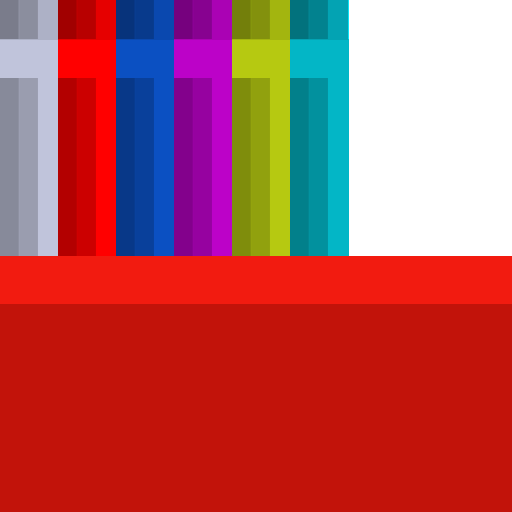
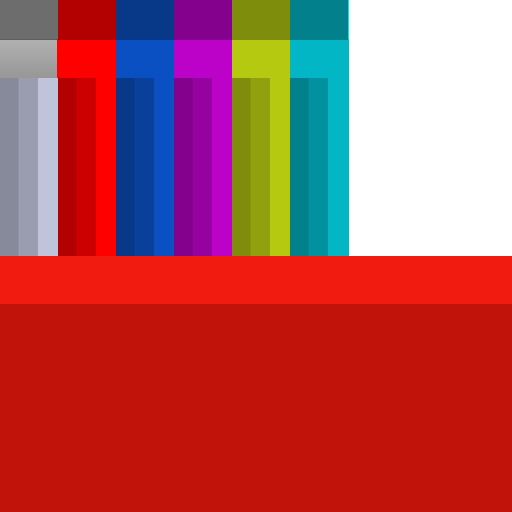
Comparing the layer stacks of the two (512, 512) images. Changes:
added group "Group 4 copy" with 5 layers in group "Group 1" over [40,0,93,44]
added layer "Rectangle 2 copy 6" in group "Group 2" over [0,0,58,39]
painted on "Rectangle 2" over [0,0,58,78]
